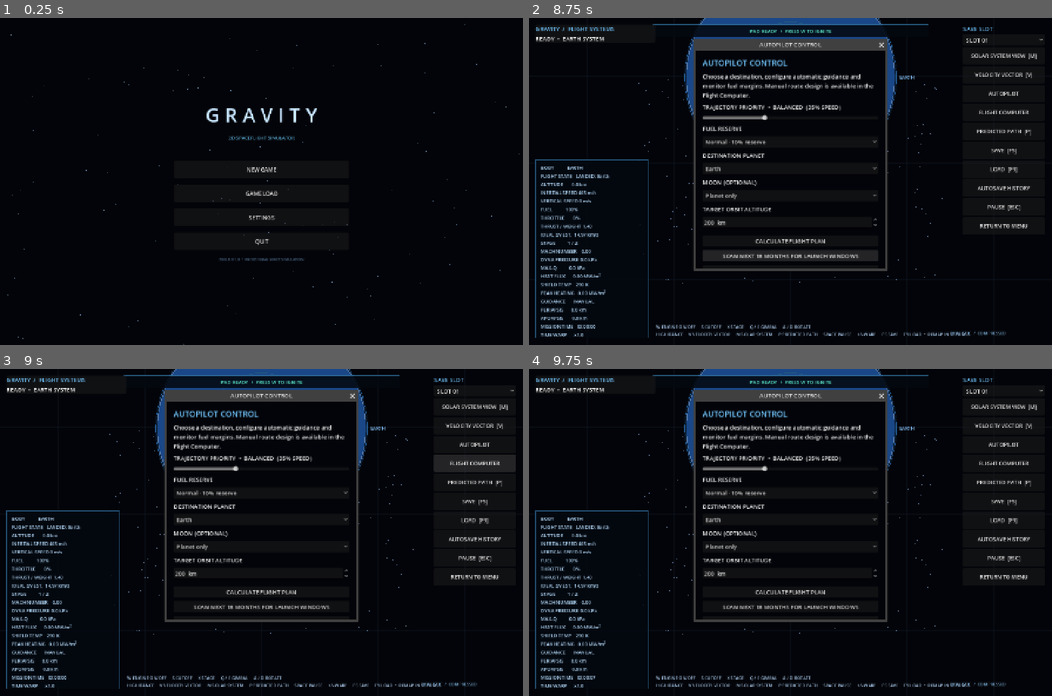
Above: before the commit, frames 1-4 (two rows, left to right).
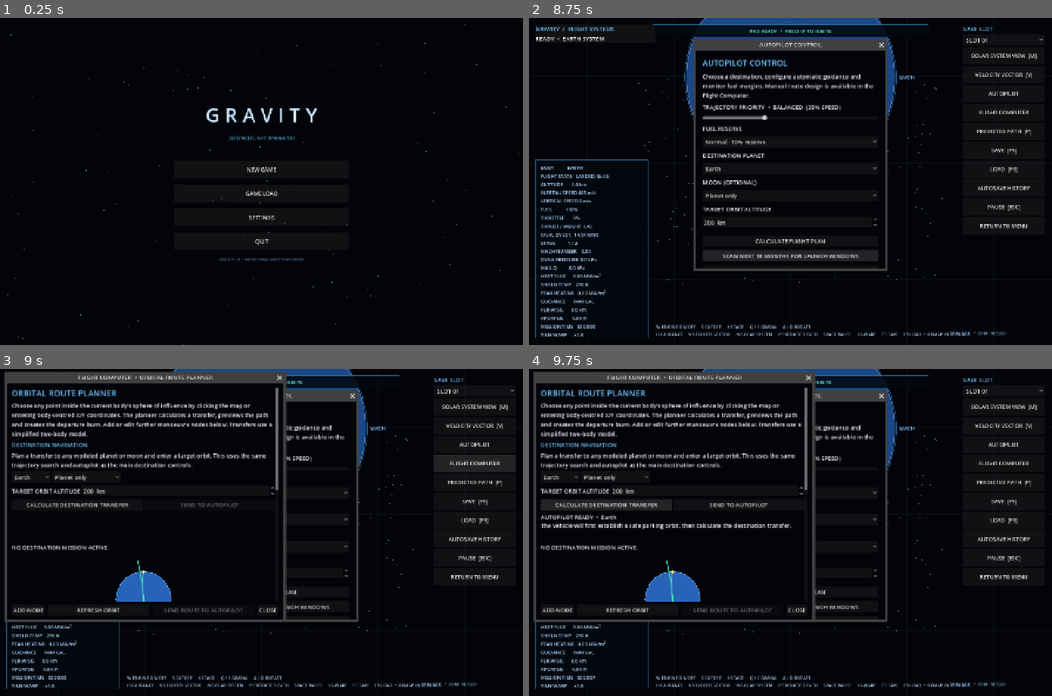
Above: after the commit, the same moments.

Repository: Blagos1195/Gravity-simulator
Game: Godot game, scene res://scenes/main.tscn
The game is run twice, just before and just after one commit, with the same random seed, the same clock (stepped at 60 frames per second) and the same inputs.
Inputs (mouse positions are in pixels of both pictures, inside the frame that each line leads up to):
- Up to frame 1 (0.25 s): no input
- Up to frame 2 (8.75 s): click "NEW GAME" at 0.5 s; click "CONTINUE TO ROCKET BUILDER" at 1.25 s; click "LAUNCH VEHICLE" at 2 s; click "SLOT 01" at 2.75 s; click "SOLAR SYSTEM VIEW [M]" at 3.5 s; click "VELOCITY VECTOR [V]" at 4.25 s; click "AUTOPILOT" at 5 s; click "Normal · 10% reserve" at 5.75 s; click "Normal · 10% reserve" at 6.5 s; click "SCAN NEXT 18 MONTHS FOR LAUNC…" at 7.25 s; click "SCAN NEXT 18 MONTHS FOR LAUNC…" at 8 s
- Up to frame 3 (9 s): click "FLIGHT COMPUTER" at 8.75 s
- Up to frame 4 (9.75 s): click (607, 506) at 9.5 s, where only the run after the commit has a clickable "CALCULATE DESTINATION TRANSFER"

Frames 1-2 are identical in both runs. In frame 3, 12% of the frame differs, in the area x 0-55%, y 0-78%; in frame 4, 14%.
Error before the commit: Parse Error: Identifier "transfer" not declared in the current scope. (res://scripts/route_planner.gd:591)

Commit message:
Correct surface and deep-space plan handoff

Diff:
--- a/Gravity/scripts/route_planner.gd
+++ b/Gravity/scripts/route_planner.gd
@@ -588,18 +588,18 @@
 		else:
 			var available: float = FlightComputer.INFINITE_FUEL_PLANNING_DELTA_V if bool(simulation.get("infinite_weightless_fue …(183 unchanged characters)…
 			var transfer: Dictionary = FlightComputer.simulated_transfer_search_precise(simulation.get("rocket_position_precise"), simulation.get("velocity"), float(simulation.get("sim_time")), target_id, available, float(simulation.get("autopilot_speed_priority")), false, target_altitude)
-		if not bool(transfer.get("valid", false)):
-			_invalidate_navigation_plan()
-			navigation_report.text = "NO FEASIBLE TRANSFER FOUND\n" + str(transfer.get("reason", "No trajectory satisfied the arrival and fuel constraints."))
-			return
-		navigation_plan = transfer.duplicate(true)
-		navigation_plan["target_id"] = target_id
-		navigation_plan["target_name"] = target_name
-		navigation_plan["target_altitude"] = target_altitude
-		navigation_plan["planned_at_time"] = float(simulation.get("sim_time"))
-		navigation_plan["planned_position"] = Vector2(simulation.get("rocket_position"))
-		navigation_plan["planned_velocity"] = Vector2(simulation.get("velocity"))
-		navigation_plan["local"] = false
+			if not bool(transfer.get("valid", false)):
+				_invalidate_navigation_plan()
+				navigation_report.text = "NO FEASIBLE TRANSFER FOUND\n" + str(transfer.get("reason", "No trajectory satisfied the arrival and fuel constraints."))
+				return
+			navigation_plan = transfer.duplicate(true)
+			navigation_plan["target_id"] = target_id
+			navigation_plan["target_name"] = target_name
+			navigation_plan["target_altitude"] = target_altitude
+			navigation_plan["planned_at_time"] = float(simulation.get("sim_time"))
+			navigation_plan["planned_position"] = Vector2(simulation.get("rocket_position"))
+			navigation_plan["planned_velocity"] = Vector2(simulation.get("velocity"))
+			navigation_plan["local"] = false
 	navigation_plan_valid = true
 	navigation_engage_button.disabled = false
 	navigation_plot.visible = not bool(navigation_plan.get("local", false))
